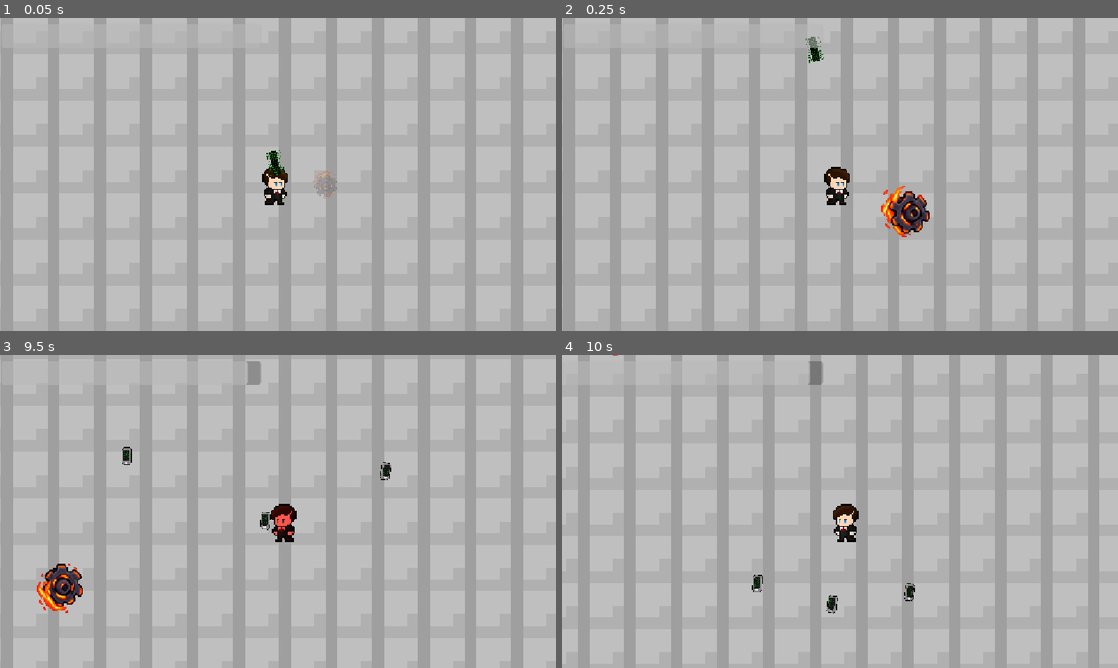
Above: before the commit, frames 1-4 (two rows, left to right).
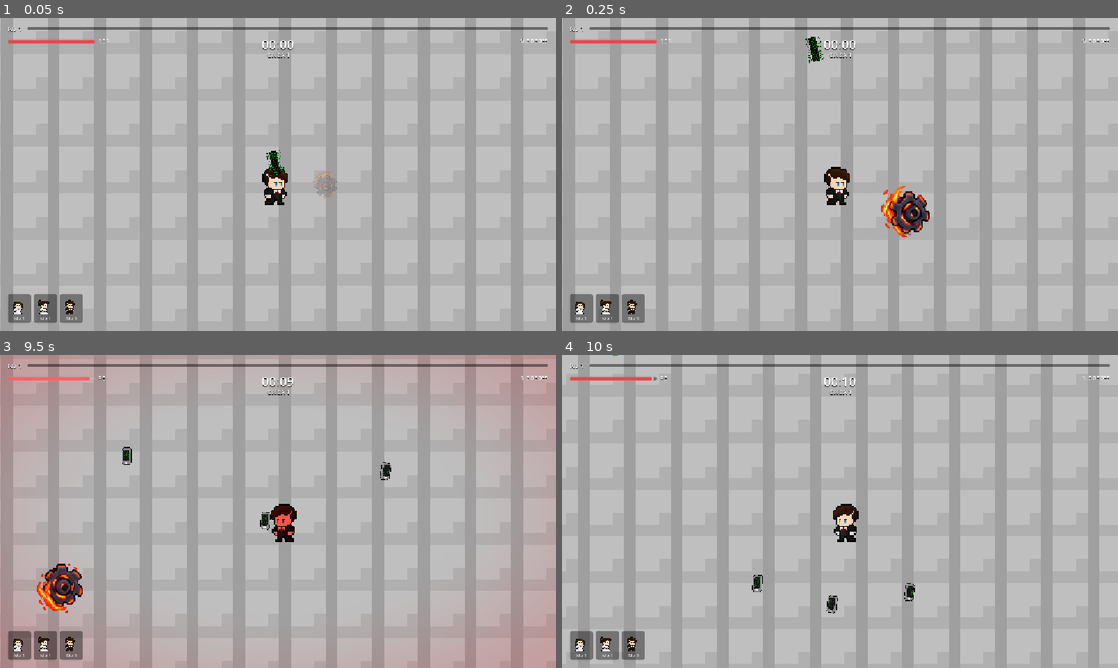
Above: after the commit, the same moments.

Repository: leolilaia/GuerraTecnologica
Game: Godot game, scene res://scenes/main/main_arena.tscn
Two runs of this game, one before a commit and one after it. Both use one fixed random seed, a clock stepped at 60 frames per second and the inputs below.
Inputs (mouse positions are in pixels of both pictures, inside the frame that each line leads up to):
- Up to frame 1 (0.05 s): no input
- Up to frame 2 (0.25 s): no input
- Up to frame 3 (9.5 s): move the mouse to (400, 495) at 0.52 s; hold D (move_right) 0.53-1.28 s; click (400, 495) at 0.67 s; move the mouse to (166, 527) at 1.27 s; hold S (move_down) 1.28-2.03 s; click (166, 527) at 1.42 s; move the mouse to (333, 442) at 2.02 s; hold D (move_right) 2.03-2.78 s; click (333, 442) at 2.17 s; move the mouse to (250, 574) at 2.77 s; hold W (move_up) 2.78-3.53 s; click (250, 574) at 2.92 s; move the mouse to (444, 558) at 3.52 s; hold A (move_left) 3.53-5.03 s; click (444, 558) at 3.67 s; move the mouse to (111, 464) at 4.27 s; click (111, 464) at 4.42 s; move the mouse to (305, 511) at 5.02 s; hold S (move_down) 5.03-5.78 s; click (305, 511) at 5.17 s; move the mouse to (194, 433) at 5.77 s; hold D (move_right) 5.78-6.53 s; click (194, 433) at 5.92 s; move the mouse to (400, 495) at 6.52 s; hold W (move_up) 6.53-7.28 s; click (400, 495) at 6.67 s; move the mouse to (166, 527) at 7.27 s; hold D (move_right) 7.28-8.03 s; click (166, 527) at 7.42 s; move the mouse to (333, 442) at 8.02 s; hold S (move_down) 8.03-8.78 s; click (333, 442) at 8.17 s; move the mouse to (250, 574) at 8.77 s; hold A (move_left) from 8.78 s (still down); click (250, 574) at 8.92 s
- Up to frame 4 (10 s): move the mouse to (1006, 558) at 9.52 s; release A (move_left) at 9.53 s; hold W (move_up) from 9.53 s (still down); click (1006, 558) at 9.67 s

The runs differ from the first frame. In frame 1, 2.3% of the frame differs, in the area x 1-99%, y 2-98%; in frame 2, 2.4%; in frame 3, 6.7%, in the area x 0-100%, y 0-100%; in frame 4, 2.4%.

Commit message:
Cria HUD própria com vida, XP, onda, tempo, abates e slots de armas
- HUD vira cena separada (scenes/ui/hud.tscn) com visual mais limpo
- Barra de XP, nível e onda prontas na tela via set_experience/set_level/set_wave, ainda sem sistema
- Slots de armas mostram ícone e nível, atualizados pelo sinal leveled_up
- Weapon ganha display_name, icon e sinal leveled_up
- Enemy emite died e não conta a morte duas vezes no mesmo frame
- Player emite weapon_added e o spawner repassa enemy_killed
- Vinheta vermelha nas bordas com vida baixa e ao tomar dano

Diff:
--- a/project.godot
+++ b/project.godot
@@ -23,22 +23,26 @@
 
 move_left={
 "deadzone": 0.2,
-"events": [Object(InputEventKey,"resource_local_to_scene":fa …(209 unchanged characters)… "location":0,"echo":false,"script":null), Object(InputEventKey,"resource_local_to_scene":false,"resource_name":"","device":-1,"window_id":0,"alt_pressed":false,"shift_pressed":false,"ctrl_pressed":false,"meta_pressed":false,"pressed":false,"keycode":0,"physical_keycode":4194319,"key_label":0,"unicode":0,"location":0,"echo":false,"script":null)
+"events": [Object(InputEventKey,"resource_local_to_scene":fa …(209 unchanged characters)… "location":0,"echo":false,"script":null)
+, Object(InputEventKey,"resource_local_to_scene":false,"resource_name":"","device":-1,"window_id":0,"alt_pressed":false,"shift_pressed":false,"ctrl_pressed":false,"meta_pressed":false,"pressed":false,"keycode":0,"physical_keycode":4194319,"key_label":0,"unicode":0,"location":0,"echo":false,"script":null)
 ]
 }
 move_right={
 "deadzone": 0.2,
-"events": [Object(InputEventKey,"resource_local_to_scene":fa …(209 unchanged characters)… "location":0,"echo":false,"script":null), Object(InputEventKey,"resource_local_to_scene":false,"resource_name":"","device":-1,"window_id":0,"alt_pressed":false,"shift_pressed":false,"ctrl_pressed":false,"meta_pressed":false,"pressed":false,"keycode":0,"physical_keycode":4194321,"key_label":0,"unicode":0,"location":0,"echo":false,"script":null)
+"events": [Object(InputEventKey,"resource_local_to_scene":fa …(209 unchanged characters)… "location":0,"echo":false,"script":null)
+, Object(InputEventKey,"resource_local_to_scene":false,"resource_name":"","device":-1,"window_id":0,"alt_pressed":false,"shift_pressed":false,"ctrl_pressed":false,"meta_pressed":false,"pressed":false,"keycode":0,"physical_keycode":4194321,"key_label":0,"unicode":0,"location":0,"echo":false,"script":null)
 ]
 }
 move_up={
 "deadzone": 0.2,
-"events": [Object(InputEventKey,"resource_local_to_scene":fa …(209 unchanged characters)… "location":0,"echo":false,"script":null), Object(InputEventKey,"resource_local_to_scene":false,"resource_name":"","device":-1,"window_id":0,"alt_pressed":false,"shift_pressed":false,"ctrl_pressed":false,"meta_pressed":false,"pressed":false,"keycode":0,"physical_keycode":4194320,"key_label":0,"unicode":0,"location":0,"echo":false,"script":null)
+"events": [Object(InputEventKey,"resource_local_to_scene":fa …(209 unchanged characters)… "location":0,"echo":false,"script":null)
+, Object(InputEventKey,"resource_local_to_scene":false,"resource_name":"","device":-1,"window_id":0,"alt_pressed":false,"shift_pressed":false,"ctrl_pressed":false,"meta_pressed":false,"pressed":false,"keycode":0,"physical_keycode":4194320,"key_label":0,"unicode":0,"location":0,"echo":false,"script":null)
 ]
 }
 move_down={
 "deadzone": 0.2,
-"events": [Object(InputEventKey,"resource_local_to_scene":fa …(209 unchanged characters)… "location":0,"echo":false,"script":null), Object(InputEventKey,"resource_local_to_scene":false,"resource_name":"","device":-1,"window_id":0,"alt_pressed":false,"shift_pressed":false,"ctrl_pressed":false,"meta_pressed":false,"pressed":false,"keycode":0,"physical_keycode":4194322,"key_label":0,"unicode":0,"location":0,"echo":false,"script":null)
+"events": [Object(InputEventKey,"resource_local_to_scene":fa …(209 unchanged characters)… "location":0,"echo":false,"script":null)
+, Object(InputEventKey,"resource_local_to_scene":false,"resource_name":"","device":-1,"window_id":0,"alt_pressed":false,"shift_pressed":false,"ctrl_pressed":false,"meta_pressed":false,"pressed":false,"keycode":0,"physical_keycode":4194322,"key_label":0,"unicode":0,"location":0,"echo":false,"script":null)
 ]
 }
 
--- a/scenes/main/main_arena.tscn
+++ b/scenes/main/main_arena.tscn
@@ -3,7 +3,7 @@
 [ext_resource type="PackedScene" uid="uid://bsqp07cqq1mr8" path="res://scenes/world/world_generator.tscn" id="1_ktrib"]
 [ext_resource type="PackedScene" uid="uid://dmcme03bjx7n6" path="res://scenes/player/player.tscn" id="2_igey7"]
 [ext_resource type="PackedScene" uid="uid://1640r0stkje4" path="res://scenes/enemies/enemy_base.tscn" id="3_igey7"]
-[ext_resource type="Script" uid="uid://cjsseyrf0h4kj" path="res://scripts/ui/hud.gd" id="4_y7d6u"]
+[ext_resource type="PackedScene" path="res://scenes/ui/hud.tscn" id="4_y7d6u"]
 [ext_resource type="Script" uid="uid://dxqgh5bs0d7e8" path="res://scripts/enemies/enemy_spawner.gd" id="5_ai6ef"]
 
 [node name="MainArena" type="Node2D" unique_id=2030471012]
@@ -12,19 +12,8 @@
 
 [node name="Player" parent="." unique_id=1957060281 instance=ExtResource("2_igey7")]
 
-[node name="HUD" type="CanvasLayer" parent="." unique_id=1778295995]
-script = ExtResource("4_y7d6u")
-
-[node name="HealthBar" type="ProgressBar" parent="HUD" unique_id=456388020]
-anchors_preset = -1
-anchor_top = 0.019000001
-anchor_right = 0.469
-anchor_bottom = 0.096
-offset_left = 3.0
-offset_top = -0.31200123
-offset_right = -0.2880249
-offset_bottom = -0.20800018
-show_percentage = false
+[node name="HUD" parent="." node_paths=PackedStringArray("spawner") instance=ExtResource("4_y7d6u")]
+spawner = NodePath("../EnemySpawner")
 
 [node name="EnemySpawner" type="Node2D" parent="." unique_id=1885426375]
 script = ExtResource("5_ai6ef")
--- /dev/null
+++ b/scenes/ui/hud.tscn
@@ -0,0 +1,201 @@
+[gd_scene format=3]
+
+[ext_resource type="Script" uid="uid://cjsseyrf0h4kj" path="res://scripts/ui/hud.gd" id="1_hud"]
+[ext_resource type="Shader" path="res://shaders/vignette.gdshader" id="2_vignette"]
+
+[sub_resource type="ShaderMaterial" id="ShaderMaterial_vignette"]
+shader = ExtResource("2_vignette")
+shader_parameter/tint = Color(0.85, 0.05, 0.1, 1)
+shader_parameter/intensity = 0.0
+
+[sub_resource type="StyleBoxFlat" id="StyleBoxFlat_track"]
+bg_color = Color(0, 0, 0, 0.45)
+corner_radius_top_left = 3
+corner_radius_top_right = 3
+corner_radius_bottom_right = 3
+corner_radius_bottom_left = 3
+
+[sub_resource type="StyleBoxFlat" id="StyleBoxFlat_xp_fill"]
+bg_color = Color(0.36, 0.72, 1, 1)
+corner_radius_top_left = 3
+corner_radius_top_right = 3
+corner_radius_bottom_right = 3
+corner_radius_bottom_left = 3
+
+[sub_resource type="StyleBoxFlat" id="StyleBoxFlat_damage_fill"]
+bg_color = Color(1, 1, 1, 0.55)
+corner_radius_top_left = 3
+corner_radius_top_right = 3
+corner_radius_bottom_right = 3
+corner_radius_bottom_left = 3
+
+[sub_resource type="StyleBoxEmpty" id="StyleBoxEmpty_none"]
+
+[sub_resource type="StyleBoxFlat" id="StyleBoxFlat_health_fill"]
+bg_color = Color(0.9, 0.28, 0.3, 1)
+corner_radius_top_left = 3
+corner_radius_top_right = 3
+corner_radius_bottom_right = 3
+corner_radius_bottom_left = 3
+
+[node name="HUD" type="CanvasLayer"]
+script = ExtResource("1_hud")
+
+[node name="Vignette" type="ColorRect" parent="."]
+unique_name_in_owner = true
+material = SubResource("ShaderMaterial_vignette")
+anchors_preset = 15
+anchor_right = 1.0
+anchor_bottom = 1.0
+grow_horizontal = 2
+grow_vertical = 2
+mouse_filter = 2
+
+[node name="XpRow" type="HBoxContainer" parent="."]
+anchors_preset = 10
+anchor_right = 1.0
+offset_left = 16.0
+offset_top = 12.0
+offset_right = -16.0
+offset_bottom = 30.0
+grow_horizontal = 2
+mouse_filter = 2
+theme_override_constants/separation = 10
+
+[node name="LevelLabel" type="Label" parent="XpRow"]
+unique_name_in_owner = true
+layout_mode = 2
+theme_override_colors/font_shadow_color = Color(0, 0, 0, 0.6)
+theme_override_constants/shadow_offset_x = 0
+theme_override_constants/shadow_offset_y = 1
+theme_override_font_sizes/font_size = 14
+text = "Nv 1"
+vertical_alignment = 1
+
+[node name="XpBar" type="ProgressBar" parent="XpRow"]
+unique_name_in_owner = true
+custom_minimum_size = Vector2(0, 6)
+layout_mode = 2
+size_flags_horizontal = 3
+size_flags_vertical = 4
+mouse_filter = 2
+theme_override_styles/background = SubResource("StyleBoxFlat_track")
+theme_override_styles/fill = SubResource("StyleBoxFlat_xp_fill")
+show_percentage = false
+
+[node name="Health" type="HBoxContainer" parent="."]
+offset_left = 16.0
+offset_top = 40.0
+offset_right = 276.0
+offset_bottom = 58.0
+mouse_filter = 2
+theme_override_constants/separation = 8
+
+[node name="Bars" type="Control" parent="Health"]
+unique_name_in_owner = true
+custom_minimum_size = Vector2(180, 8)
+layout_mode = 2
+size_flags_vertical = 4
+mouse_filter = 2
+
+[node name="DamageBar" type="ProgressBar" parent="Health/Bars"]
+unique_name_in_owner = true
+layout_mode = 1
+anchors_preset = 15
+anchor_right = 1.0
+anchor_bottom = 1.0
+grow_horizontal = 2
+grow_vertical = 2
+mouse_filter = 2
+theme_override_styles/background = SubResource("StyleBoxFlat_track")
+theme_override_styles/fill = SubResource("StyleBoxFlat_damage_fill")
+value = 100.0
+show_percentage = false
+
+[node name="HealthBar" type="ProgressBar" parent="Health/Bars"]
+unique_name_in_owner = true
+layout_mode = 1
+anchors_preset = 15
+anchor_right = 1.0
+anchor_bottom = 1.0
+grow_horizontal = 2
+grow_vertical = 2
+mouse_filter = 2
+theme_override_styles/background = SubResource("StyleBoxEmpty_none")
+theme_override_styles/fill = SubResource("StyleBoxFlat_health_fill")
+value = 100.0
+show_percentage = false
+
+[node name="HealthLabel" type="Label" parent="Health"]
+unique_name_in_owner = true
+layout_mode = 2
+theme_override_colors/font_color = Color(1, 1, 1, 0.85)
+theme_override_colors/font_shadow_color = Color(0, 0, 0, 0.6)
+theme_override_constants/shadow_offset_x = 0
+theme_override_constants/shadow_offset_y = 1
+theme_override_font_sizes/font_size = 12
+text = "100"
+vertical_alignment = 1
+
+[node name="Center" type="VBoxContainer" parent="."]
+anchors_preset = 5
+anchor_left = 0.5
+anchor_right = 0.5
+offset_left = -80.0
+offset_top = 36.0
+offset_right = 80.0
+offset_bottom = 90.0
+grow_horizontal = 2
+mouse_filter = 2
+theme_override_constants/separation = -4
+
+[node name="TimeLabel" type="Label" parent="Center"]
+unique_name_in_owner = true
+layout_mode = 2
+theme_override_colors/font_shadow_color = Color(0, 0, 0, 0.6)
+theme_override_constants/shadow_offset_x = 0
+theme_override_constants/shadow_offset_y = 2
+theme_override_font_sizes/font_size = 26
+text = "00:00"
+horizontal_alignment = 1
+
+[node name="WaveLabel" type="Label" parent="Center"]
+unique_name_in_owner = true
+layout_mode = 2
+theme_override_colors/font_color = Color(1, 1, 1, 0.9)
+theme_override_colors/font_shadow_color = Color(0, 0, 0, 0.6)
+theme_override_constants/shadow_offset_x = 0
+theme_override_constants/shadow_offset_y = 1
+theme_override_font_sizes/font_size = 12
+text = "ONDA 1"
+horizontal_alignment = 1
+
+[node name="KillsLabel" type="Label" parent="."]
+unique_name_in_owner = true
+anchors_preset = 1
+anchor_left = 1.0
+anchor_right = 1.0
+offset_left = -216.0
+offset_top = 36.0
+offset_right = -16.0
+offset_bottom = 60.0
+grow_horizontal = 0
+theme_override_colors/font_shadow_color = Color(0, 0, 0, 0.6)
+theme_override_constants/shadow_offset_x = 0
+theme_override_constants/shadow_offset_y = 1
+theme_override_font_sizes/font_size = 14
+text = "0 abates"
+horizontal_alignment = 2
+
+[node name="WeaponSlots" type="HBoxContainer" parent="."]
+unique_name_in_owner = true
+anchors_preset = 2
+anchor_top = 1.0
+anchor_bottom = 1.0
+offset_left = 16.0
+offset_top = -80.0
+offset_right = 416.0
+offset_bottom = -16.0
+grow_vertical = 0
+mouse_filter = 2
+theme_override_constants/separation = 6
--- /dev/null
+++ b/scenes/ui/weapon_slot.tscn
@@ -0,0 +1,41 @@
+[gd_scene format=3]
+
+[ext_resource type="Script" path="res://scripts/ui/weapon_slot.gd" id="1_slot"]
+
+[sub_resource type="StyleBoxFlat" id="StyleBoxFlat_slot"]
+content_margin_left = 6.0
+content_margin_top = 6.0
+content_margin_right = 6.0
+content_margin_bottom = 3.0
+bg_color = Color(0, 0, 0, 0.4)
+corner_radius_top_left = 6
+corner_radius_top_right = 6
+corner_radius_bottom_right = 6
+corner_radius_bottom_left = 6
+
+[node name="WeaponSlot" type="PanelContainer"]
+size_flags_vertical = 8
+mouse_filter = 2
+theme_override_styles/panel = SubResource("StyleBoxFlat_slot")
+script = ExtResource("1_slot")
+
+[node name="VBox" type="VBoxContainer" parent="."]
+layout_mode = 2
+mouse_filter = 2
+theme_override_constants/separation = 2
+
+[node name="Icon" type="TextureRect" parent="VBox"]
+unique_name_in_owner = true
+custom_minimum_size = Vector2(36, 36)
+layout_mode = 2
+mouse_filter = 2
+expand_mode = 1
+stretch_mode = 5
+
+[node name="LevelLabel" type="Label" parent="VBox"]
+unique_name_in_owner = true
+layout_mode = 2
+theme_override_colors/font_color = Color(1, 1, 1, 0.8)
+theme_override_font_sizes/font_size = 10
+text = "Nv 1"
+horizontal_alignment = 1
--- a/scenes/weapons/characters/ada_weapon.tscn
+++ b/scenes/weapons/characters/ada_weapon.tscn
@@ -2,8 +2,11 @@
 
 [ext_resource type="Script" uid="uid://bp7ynevskppff" path="res://scripts/weapons/characters/ada_weapon.gd" id="1_weapon"]
 [ext_resource type="PackedScene" uid="uid://rjkkfg2fmscd" path="res://scenes/weapons/projectiles/projectile.tscn" id="2_projectile"]
+[ext_resource type="Texture2D" uid="uid://dg8mq7nkp8wb1" path="res://assets/sprites/Personagens/AdaLovelace.png" id="9_icon"]
 
 [node name="AdaWeapon" type="Node2D" unique_id=749481566]
 script = ExtResource("1_weapon")
+display_name = "Código"
+icon = ExtResource("9_icon")
 damage_per_level = 5.0
 projectile_scene = ExtResource("2_projectile")
--- a/scenes/weapons/characters/hedy_weapon.tscn
+++ b/scenes/weapons/characters/hedy_weapon.tscn
@@ -1,12 +1,15 @@
 [gd_scene format=3 uid="uid://ch6guehjk5w22"]
 
 [ext_resource type="Script" uid="uid://c5mp7q210powq" path="res://scripts/weapons/characters/hedy_weapon.gd" id="1_hm2p8"]
+[ext_resource type="Texture2D" uid="uid://oj7jvxwhuijh" path="res://assets/sprites/Personagens/HedyLamarr.png" id="9_icon"]
 
 [sub_resource type="CircleShape2D" id="CircleShape2D_tmq5d"]
 radius = 46.043457
 
 [node name="HedyWeapon" type="Node2D" unique_id=1308651868]
 script = ExtResource("1_hm2p8")
+display_name = "Wi-Fi"
+icon = ExtResource("9_icon")
 damage = 3.0
 cooldown = 0.5
 damage_per_level = 1.0
--- a/scenes/weapons/characters/turing_weapon.tscn
+++ b/scenes/weapons/characters/turing_weapon.tscn
@@ -2,9 +2,12 @@
 
 [ext_resource type="Script" uid="uid://d3sb1swin5t36" path="res://scripts/weapons/characters/turing_weapon.gd" id="1_lsxph"]
 [ext_resource type="PackedScene" uid="uid://c0purdd87gl31" path="res://scenes/weapons/projectiles/gear.tscn" id="2_gear"]
+[ext_resource type="Texture2D" uid="uid://hmakf0u1pfns" path="res://assets/sprites/Personagens/AlanTuring.png" id="9_icon"]
 
 [node name="TuringWeapon" type="Node2D" unique_id=1214969652]
 script = ExtResource("1_lsxph")
+display_name = "Engrenagens"
+icon = ExtResource("9_icon")
 gear_scene = ExtResource("2_gear")
 cooldown = 2.0
 damage_per_level = 5.0
--- a/scripts/enemies/enemy_base.gd
+++ b/scripts/enemies/enemy_base.gd
@@ -1,5 +1,7 @@
 class_name Enemy
 extends CharacterBody2D
+
+signal died
 
 @export var speed: float = 80.0
 @export var hp: float = 20.0
@@ -34,6 +36,9 @@
 			body.take_damage(damage)
 
 func take_damage(amount: float) -> void:
+	# Vários acertos no mesmo frame chegam antes do queue_free e contariam a morte duas vezes
+	if hp <= 0:
+		return
 	hp -= amount
 
 	# Modulate acima de 1 estoura o brilho para branco sem precisar de animação
@@ -41,6 +46,7 @@
 	create_tween().tween_property($Sprite2D, "modulate", Color.WHITE, 0.1)
 
 	if hp <= 0:
+		died.emit()
 		queue_free()
 
 # Parado também não causa dano de contato
--- a/scripts/enemies/enemy_spawner.gd
+++ b/scripts/enemies/enemy_spawner.gd
@@ -1,4 +1,6 @@
 extends Node
+
+signal enemy_killed
 
 @export var enemy_scene: PackedScene
 @export var spawn_interval: float = 1.0
@@ -17,5 +19,6 @@
 		return
 
 	var enemy := enemy_scene.instantiate() as Node2D
+	enemy.died.connect(enemy_killed.emit)
 	get_parent().add_child(enemy)
 	enemy.global_position = player.global_position + Vector2.from_angle(randf() * TAU) * spawn_radius
--- a/scripts/player/player.gd
+++ b/scripts/player/player.gd
@@ -2,6 +2,7 @@
 
 signal health_changed(hp: float, max_hp: float)
 signal died
+signal weapon_added(weapon: Weapon)
 
 @export var speed: float = 200.0
 @export var max_hp: float = 100.0
@@ -27,6 +28,7 @@
 func add_weapon(scene: PackedScene) -> Weapon:
 	var weapon := scene.instantiate() as Weapon
 	$Weapons.add_child(weapon)
+	weapon_added.emit(weapon)
 	return weapon
 
 func get_weapons() -> Array[Weapon]:
--- a/scripts/ui/hud.gd
+++ b/scripts/ui/hud.gd
@@ -1,16 +1,110 @@
 extends CanvasLayer
 
-@onready var health_bar: ProgressBar = $HealthBar
+## XP, nível e onda ainda não têm sistema: set_experience(), set_level() e
+## set_wave() são a porta de entrada para quando eles existirem.
+
+const WEAPON_SLOT_SCENE := preload("res://scenes/ui/weapon_slot.tscn")
+
+## Fração de vida abaixo da qual a vinheta vermelha começa a pulsar
+@export_range(0.0, 1.0) var low_health_ratio: float = 0.3
+@export var spawner: Node
+
+@onready var _health_bars: Control = %Bars
+@onready var _health_bar: ProgressBar = %HealthBar
+@onready var _damage_bar: ProgressBar = %DamageBar
+@onready var _health_label: Label = %HealthLabel
+@onready var _xp_bar: ProgressBar = %XpBar
+@onready var _level_label: Label = %LevelLabel
+@onready var _time_label: Label = %TimeLabel
+@onready var _wave_label: Label = %WaveLabel
+@onready var _kills_label: Label = %KillsLabel
+@onready var _weapon_slots: HBoxContainer = %WeaponSlots
+@onready var _vignette: ColorRect = %Vignette
+
+var _elapsed: float = 0.0
+var _kills: int = 0
+var _hp_ratio: float = 1.0
+var _hit_flash: float = 0.0
+var _damage_tween: Tween
 
 func _ready() -> void:
+	set_experience(0.0, 1.0)
+	set_level(1)
+	set_wave(1)
+	_update_kills()
+	if spawner:
+		spawner.enemy_killed.connect(_on_enemy_killed)
+
 	# O player só entra no grupo em seu próprio _ready, que roda depois do deste nó
 	await get_tree().process_frame
 	var player := get_tree().get_first_node_in_group("player")
 	if player == null:
 		return
 	player.health_changed.connect(_on_health_changed)
-	_on_health_changed(player.hp, player.max_hp)
+	player.weapon_added.connect(_add_weapon_slot)
+	for weapon in player.get_weapons():
+		_add_weapon_slot(weapon)
+	_set_health(player.hp, player.max_hp)
+	_damage_bar.value = _health_bar.value
+
+func _process(delta: float) -> void:
+	_elapsed += delta
+	_time_label.text = "%02d:%02d" % [floori(_elapsed / 60.0), int(_elapsed) % 60]
+
+	_hit_flash = move_toward(_hit_flash, 0.0, delta * 4.0)
+	var danger := 0.0
+	if _hp_ratio < low_health_ratio:
+		var severity := 1.0 - _hp_ratio / low_health_ratio
+		danger = (0.25 + 0.1 * sin(_elapsed * 4.0)) * (0.5 + 0.5 * severity)
+	_vignette.material.set_shader_parameter("intensity", maxf(danger, _hit_flash * 0.3))
+
+func set_experience(xp: float, xp_to_next: float) -> void:
+	_xp_bar.max_value = xp_to_next
+	_xp_bar.value = xp
+
+func set_level(level: int) -> void:
+	_level_label.text = "Nv %d" % level
+
+func set_wave(wave: int) -> void:
+	_wave_label.text = "ONDA %d" % wave
 
 func _on_health_changed(hp: float, max_hp: float) -> void:
-	health_bar.max_value = max_hp
-	health_bar.value = maxf(hp, 0.0)
+	var took_damage := hp < _health_bar.value
+	_set_health(hp, max_hp)
+	if took_damage:
+		_play_hit()
+	else:
+		_damage_bar.value = _health_bar.value
+
+func _set_health(hp: float, max_hp: float) -> void:
+	hp = maxf(hp, 0.0)
+	_health_bar.max_value = max_hp
+	_damage_bar.max_value = max_hp
+	_health_bar.value = hp
+	_hp_ratio = hp / max_hp
+	_health_label.text = str(ceili(hp))
+
+# A barra clara fica para trás um instante para mostrar quanto o golpe custou
+func _play_hit() -> void:
+	_hit_flash = 1.0
+	_health_bars.modulate = Color(1.6, 1.6, 1.6)
+	create_tween().tween_property(_health_bars, "modulate", Color.WHITE, 0.2)
+
+	if _damage_tween:
+		_damage_tween.kill()
+	_damage_tween = create_tween()
+	_damage_tween.tween_interval(0.35)
+	_damage_tween.tween_property(_damage_bar, "value", _health_bar.value, 0.4) \
+		.set_ease(Tween.EASE_OUT)
+
+func _add_weapon_slot(weapon: Weapon) -> void:
+	var slot := WEAPON_SLOT_SCENE.instantiate()
+	_weapon_slots.add_child(slot)
+	slot.bind(weapon)
+
+func _on_enemy_killed() -> void:
+	_kills += 1
+	_update_kills()
+
+func _update_kills() -> void:
+	_kills_label.text = "%d abates" % _kills
--- /dev/null
+++ b/scripts/ui/weapon_slot.gd
@@ -0,0 +1,28 @@
+extends PanelContainer
+
+@onready var _icon: TextureRect = %Icon
+@onready var _level_label: Label = %LevelLabel
+
+var _weapon: Weapon
+
+func bind(weapon: Weapon) -> void:
+	_weapon = weapon
+	_icon.texture = weapon.icon
+	tooltip_text = weapon.display_name
+	weapon.leveled_up.connect(_on_leveled_up)
+	weapon.tree_exited.connect(queue_free)
+	_refresh()
+
+func _on_leveled_up(_level: int) -> void:
+	_refresh()
+	pivot_offset = size / 2.0
+	scale = Vector2.ONE * 1.15
+	create_tween().tween_property(self, "scale", Vector2.ONE, 0.25) \
+		.set_trans(Tween.TRANS_BACK).set_ease(Tween.EASE_OUT)
+
+func _refresh() -> void:
+	if _weapon.is_max_level():
+		_level_label.text = "MAX"
+		_level_label.modulate = Color(1, 0.84, 0.45)
+	else:
+		_level_label.text = "Nv %d" % _weapon.level
--- a/scripts/weapons/weapon_base.gd
+++ b/scripts/weapons/weapon_base.gd
@@ -4,6 +4,10 @@
 ## Base de todas as armas: cada arma só implementa _attack() e, se tiver
 ## upgrade além de dano, _on_level_up().
 
+signal leveled_up(level: int)
+
+@export var display_name: String = ""
+@export var icon: Texture2D
 @export var damage: float = 10.0
 @export var cooldown: float = 1.0
 @export var max_level: int = 5
@@ -25,6 +29,7 @@
 	level += 1
 	damage += damage_per_level
 	_on_level_up()
+	leveled_up.emit(level)
 
 func is_max_level() -> bool:
 	return level >= max_level
--- /dev/null
+++ b/shaders/vignette.gdshader
@@ -0,0 +1,10 @@
+shader_type canvas_item;
+
+uniform vec4 tint : source_color = vec4(0.85, 0.05, 0.1, 1.0);
+uniform float intensity : hint_range(0.0, 1.0) = 0.0;
+
+void fragment() {
+	// Só as bordas escurecem, para não esconder o centro da arena
+	float edge = smoothstep(0.3, 0.75, distance(UV, vec2(0.5)));
+	COLOR = vec4(tint.rgb, edge * intensity * tint.a);
+}
Not shown, added: scripts/ui/weapon_slot.gd.uid
Not shown, added: shaders/vignette.gdshader.uid
